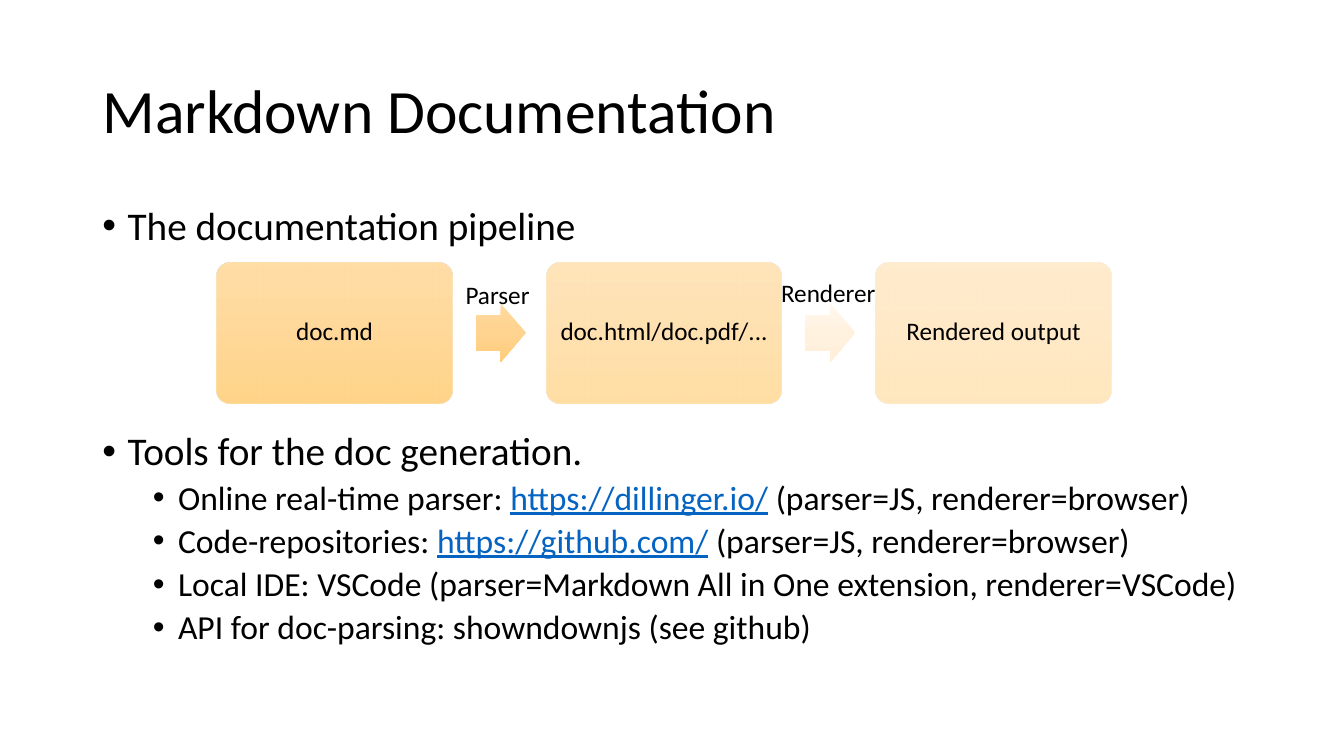
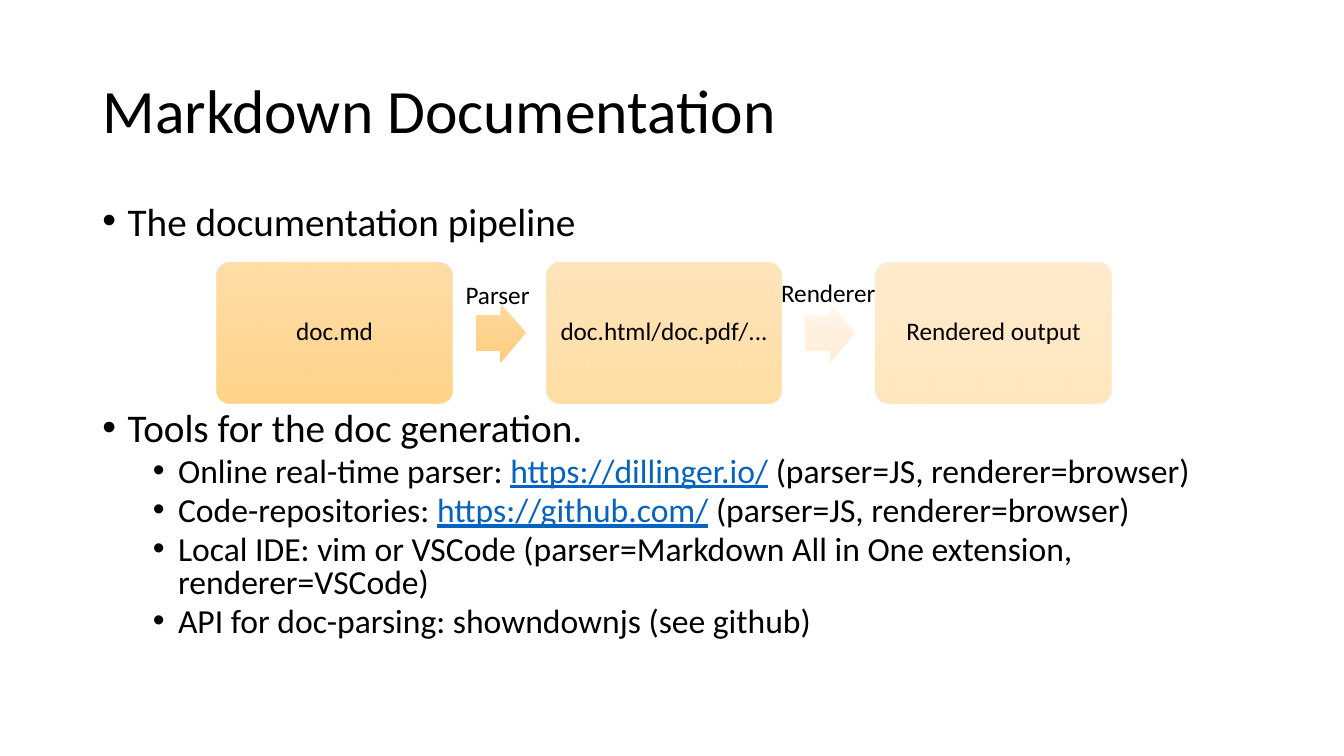
Before and after one commit to ChenYangyao/project-astro-hammer, a slide deck: slide 7 of docs/usage/project-management/src/document/Ch1.2-document.pptx (slide 6 before the commit). Drawn at 1344x756 pixels with LibreOffice and Linux fonts; fonts in the diff are those of the drawing. Boxes give left, top, right and bottom in pixels: in the first picture for what was removed or moved away, otherwise in the second. Text is boxed around its words. In the diff, an @@ line names an element or a change of style, - is before the commit and + after.

```diff
--- a/docs/usage/project-management/src/document/Ch1.2-document.pptx
+++ b/docs/usage/project-management/src/document/Ch1.2-document.pptx
@@ text at [128,208,1189,639]: line spacing 0.9 to 0.8 @@
@@ text at [178,536,1073,599]: text changed @@
-  • Local IDE: VSCode (parser=Markdown All in One extension, renderer=VSCode)
+  • Local IDE: vim or VSCode (parser=Markdown All in One extension, renderer=VSCode)
```
Also in this commit, not shown: 3 other slides changed, 1 slide added, 1 other file.
